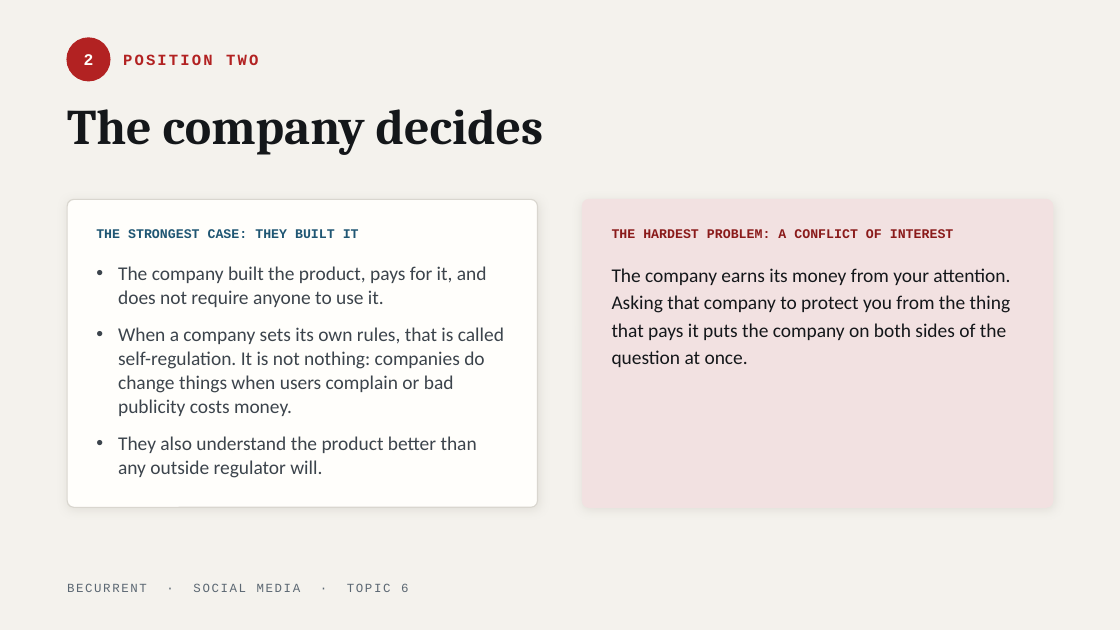
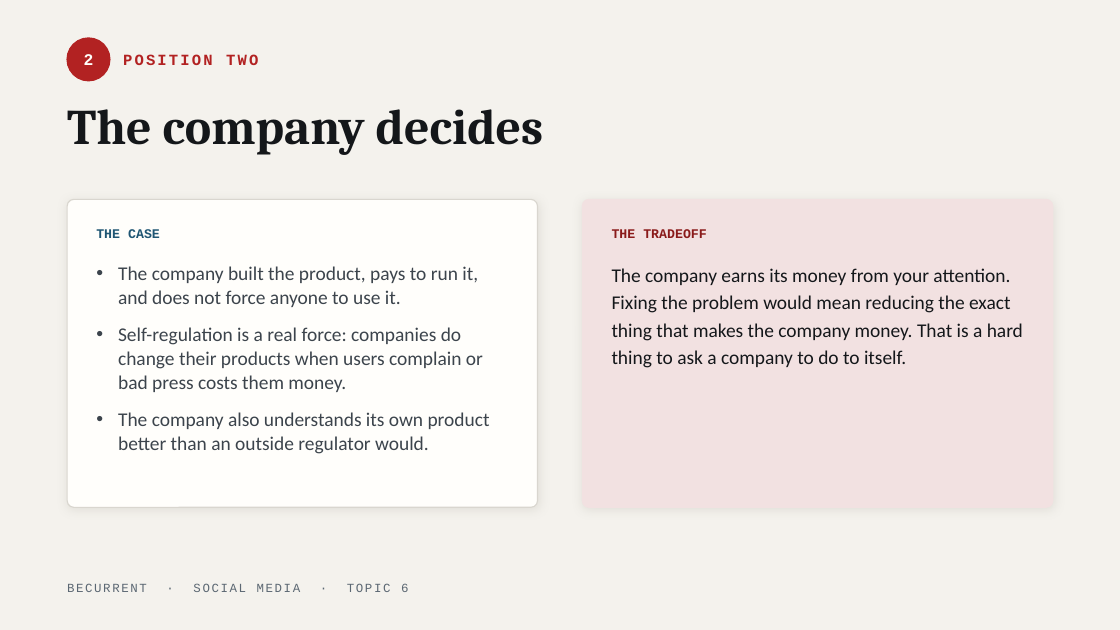
Before and after one commit to JeffAndersonLogic/BeCurrent, a slide deck: slide 7 of social-media/decks/topic-06-who-gets-to-decide.pptx. Drawn at 1120x630 pixels with LibreOffice and Linux fonts; fonts in the diff are those of the drawing. Boxes give left, top, right and bottom in pixels: in the first picture for what was removed or moved away, otherwise in the second. Text is boxed around its words. In the diff, an @@ line names an element or a change of style, - is before the commit and + after.

```diff
--- a/social-media/decks/topic-06-who-gets-to-decide.pptx
+++ b/social-media/decks/topic-06-who-gets-to-decide.pptx
@@ text at [96,229,160,238]: text changed @@
-THE STRONGEST CASE: THEY BUILT IT
+THE CASE
@@ text at [612,229,707,238]: text changed @@
-THE HARDEST PROBLEM: A CONFLICT OF INTEREST
+THE TRADEOFF
@@ text at [118,266,490,454]: text changed @@
-• The company built the product, pays for it, and does not require anyone to use it.
-• When a company sets its own rules, that is called self-regulation. It is not nothing: companies do change things when users complain or bad publicity costs money.
-• They also understand the product better than any outside regulator will.
+• The company built the product, pays to run it, and does not force anyone to use it.
+• Self-regulation is a real force: companies do change their products when users complain or bad press costs them money.
+• The company also understands its own product better than an outside regulator would.
@@ text at [612,268,1023,368]: text changed @@
-The company earns its money from your attention. Asking that company to protect you from the thing that pays it puts the company on both sides of the question at once.
+The company earns its money from your attention. Fixing the problem would mean reducing the exact thing that makes the company money. That is a hard thing to ask a company to do to itself.
```
Also in this commit, not shown: 6 other slides changed, 11 other files.
